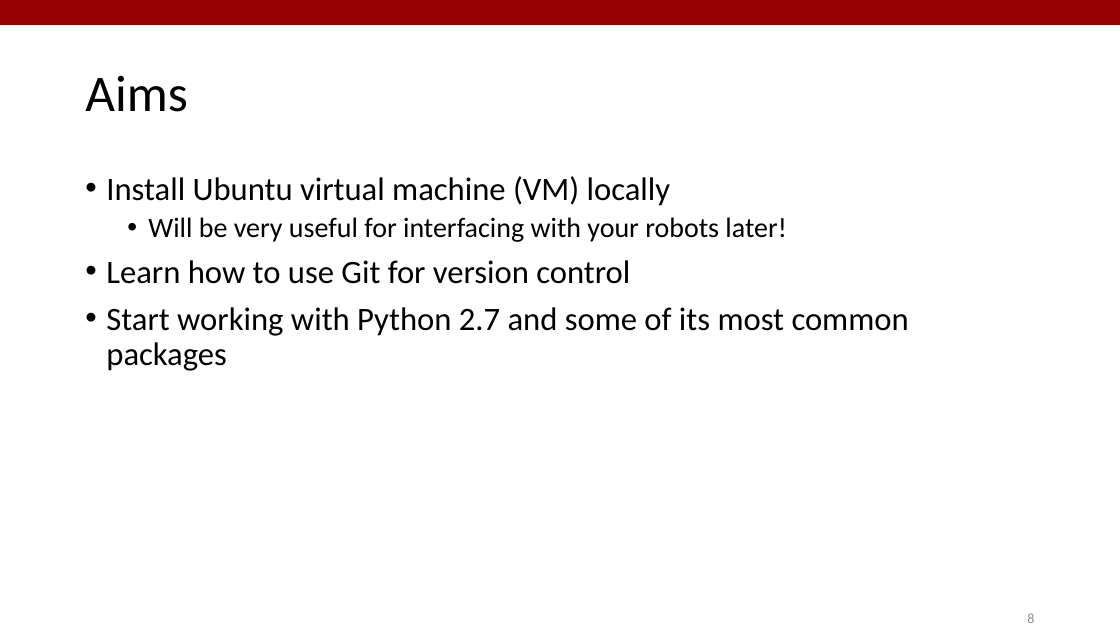
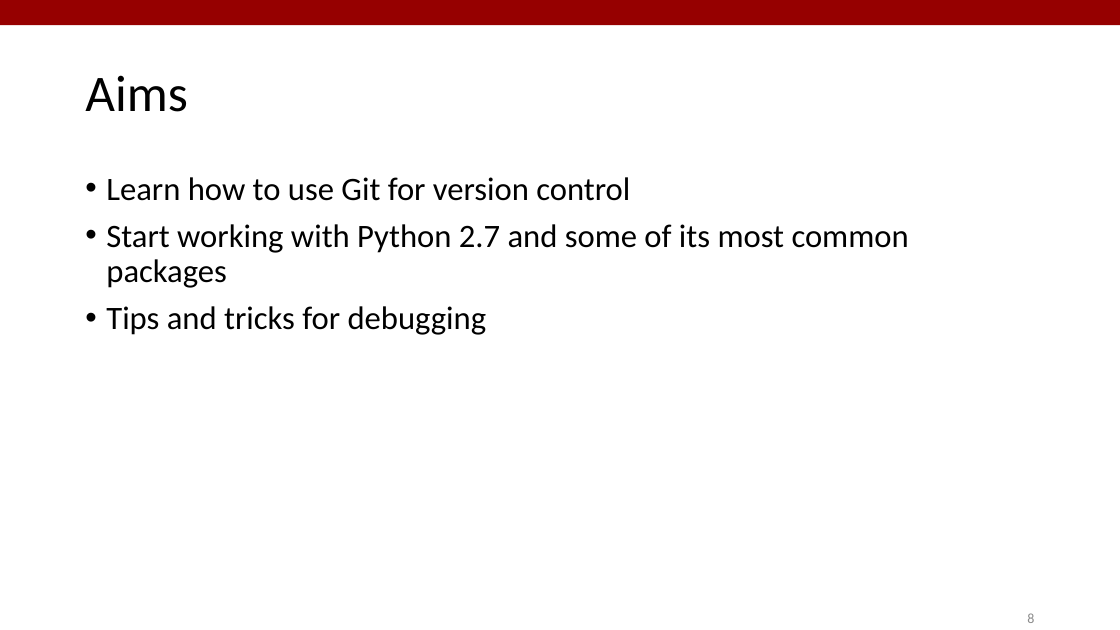
Before and after one commit to StanfordASL/AA274_SECTION, a slide deck: slide 8 of s1/slides/s1.pptx. Drawn at 1120x630 pixels with LibreOffice and Linux fonts; fonts in the diff are those of the drawing. Boxes give left, top, right and bottom in pixels: in the first picture for what was removed or moved away, otherwise in the second. Text is boxed around its words. In the diff, an @@ line names an element or a change of style, - is before the commit and + after.

Commit message:
Updating S1 for non-Docker install

```diff
--- a/s1/slides/s1.pptx
+++ b/s1/slides/s1.pptx
@@ text at box(106, 176, 786, 242): paragraphs removed @@
-• Install Ubuntu virtual machine (VM) locally
-  • Will be very useful for interfacing with your robots later!
@@ text at box(106, 306, 487, 335): paragraph added @@
+• Tips and tricks for debugging
```
Also in this commit, not shown: 2 other slides changed, 4 slides added, 13 other files.
